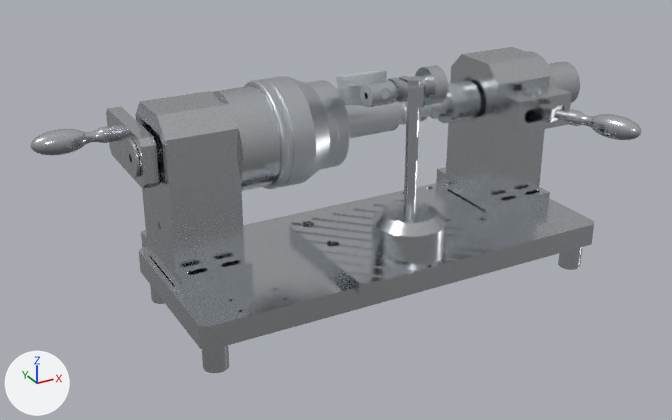
A saved change to the glTF model BJ_OUTERRACE/RUN_OUT/RUN_OUT.glb.
Camera for both pictures: a 50 mm lens placed at (-0.367, -0.632, 0.393), pointed at (-0.024, -0.009, 0.081). Lighting does not change. The marker at lower left points along +X, +Y and +Z. The older version comes first. Both versions are drawn at frame 90 of the action 'CombinedAction'; the numbers are the values there.

The scene before the commit, as lines of its bpy script (objects in view):
```python
me_action_3 = bpy.data.meshes.new('Action 3')
me_action_3.from_pydata(...)  # 2169 vertices, 4081 faces; spans x -0.077..0.105, y -0.041..0.041, z -0.07..0.041
me_action_3.materials.append(mat_opaque_255_255_255__007)  # light grey #d0d4d8
me_run_out_058 = bpy.data.meshes.new('RUN_OUT.058')
me_run_out_058.from_pydata(...)  # 176 vertices, 352 faces; spans x -0.1664..-0.1464, y -0.0706..-0.0507, z 0.0..0.025
me_run_out_058.materials.append(mat_opaque_255_255_255__007)  # light grey #d0d4d8
me_run_out_071 = bpy.data.meshes.new('RUN_OUT.071')
me_run_out_071.from_pydata(...)  # 248 vertices, 492 faces; spans x 0.0119..0.0219, y -0.0627..-0.0527, z 0.075..0.2
me_run_out_071.materials.append(mat_opaque_255_255_255__007)  # light grey #d0d4d8
ob_action_3 = bpy.data.objects.new('Action 3', me_action_3)
ob_action_3.location = (-0.1674, 0.0243, 0.145)
ob_action_3.rotation_euler = (1.589, 0.0, 0.0)  # degrees (91, 0, 0)
ob_run_out_018 = bpy.data.objects.new('RUN_OUT.018', me_run_out_058)
ob_run_out_018.location = (0.0, 0.0, 0.0)
ob_run_out_031 = bpy.data.objects.new('RUN_OUT.031', me_run_out_071)
ob_run_out_031.location = (0.0, 0.0, 0.0)
# also in view: 'RUN_OUT.023' at (-0.137, 0.024, 0.114); 'RUN_OUT.036' at (0.218, 0.024, 0.145); 'RUN_OUT.035' at (0.165, 0.017, 0.114); 'RUN_OUT.021' at (0.019, -0.001, 0.035); 'RUN_OUT.030' at (0.017, -0.058, 0.073)
```
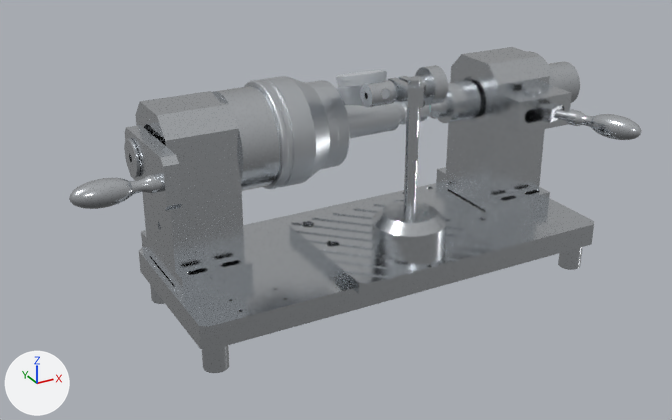
Where the change shows, as pixel boxes [x1, y1, x2, y2] in the pictures (672 x 420 px):
'Action 3', turned: before [31, 86, 281, 191]; after [69, 86, 281, 211]

The edits, one by one:
Object 'Action 3' (ob_action_3) turns from (91, 0, 0) to (-91, 0, 0) degrees about x, y and z.
